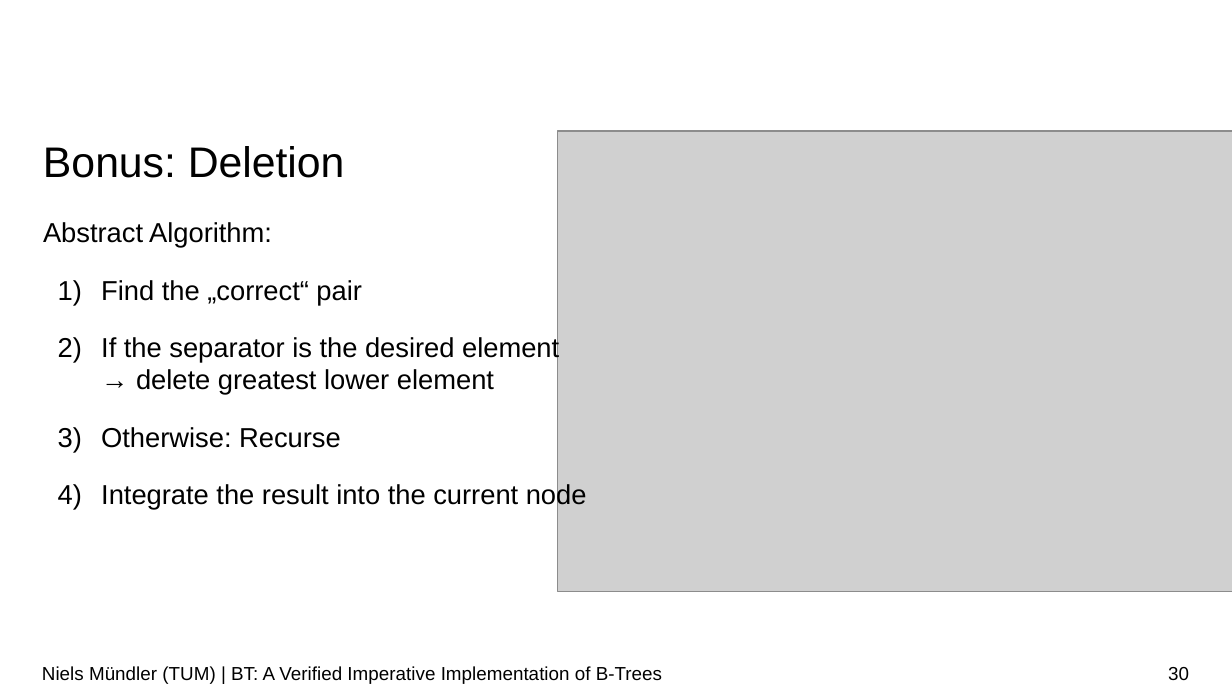
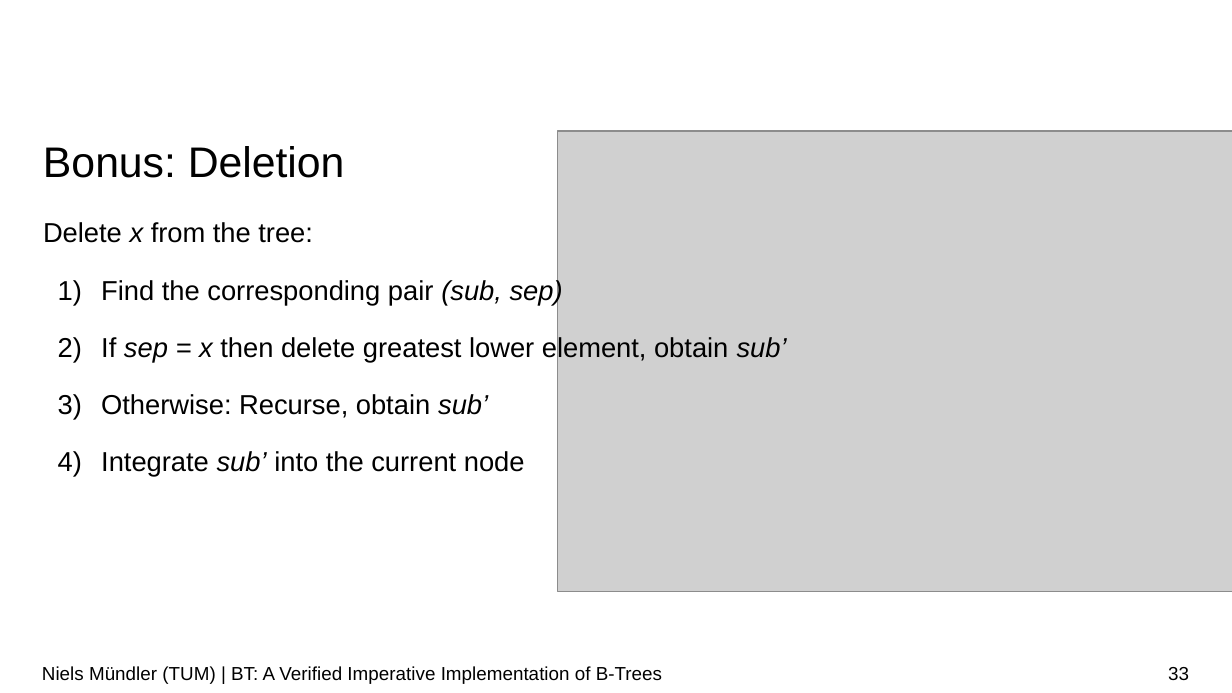
Before and after one commit to nielstron/btrees-thesis, a slide deck: slide 33 of colloqium.odp (slide 30 before the commit). Drawn at 1232x693 pixels with LibreOffice and Linux fonts; fonts in the diff are those of the drawing; grey boxes stand for pictures; background and template pictures are left out. Boxes give left, top, right and bottom in pixels: in the first picture for what was removed or moved away, otherwise in the second. Text is boxed around its words. In the diff, an @@ line names an element or a change of style, - is before the commit and + after.

```diff
--- a/colloqium.odp
+++ b/colloqium.odp
@@ text at [43, 222, 787, 477]: text changed @@
-Abstract Algorithm:
-1) Find the „correct“ pair
-2) If the separator is the desired element
-   → delete greatest lower element
-3) Otherwise: Recurse
-4) Integrate the result into the current node
+Delete x from the tree:
+1) Find the corresponding pair (sub, sep)
+2) If sep = x then delete greatest lower element, obtain sub’
+3) Otherwise: Recurse, obtain sub’
+4) Integrate sub’ into the current node
@@ page number at [1168, 667, 1189, 680]: text changed @@
-30
+33
```
Also in this commit, not shown: 20 other slides changed, 5 slides added, 1 slide removed.
